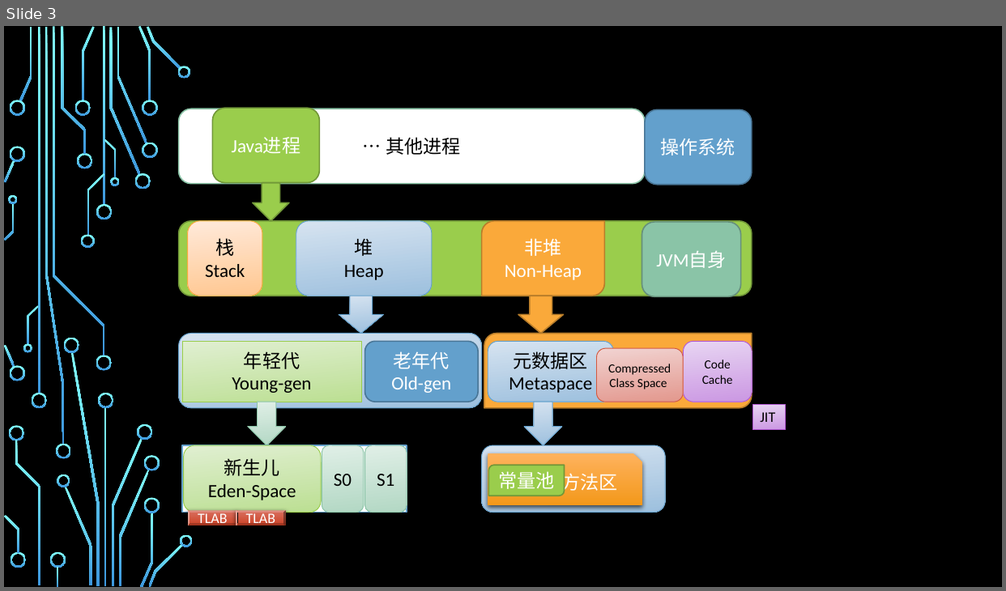
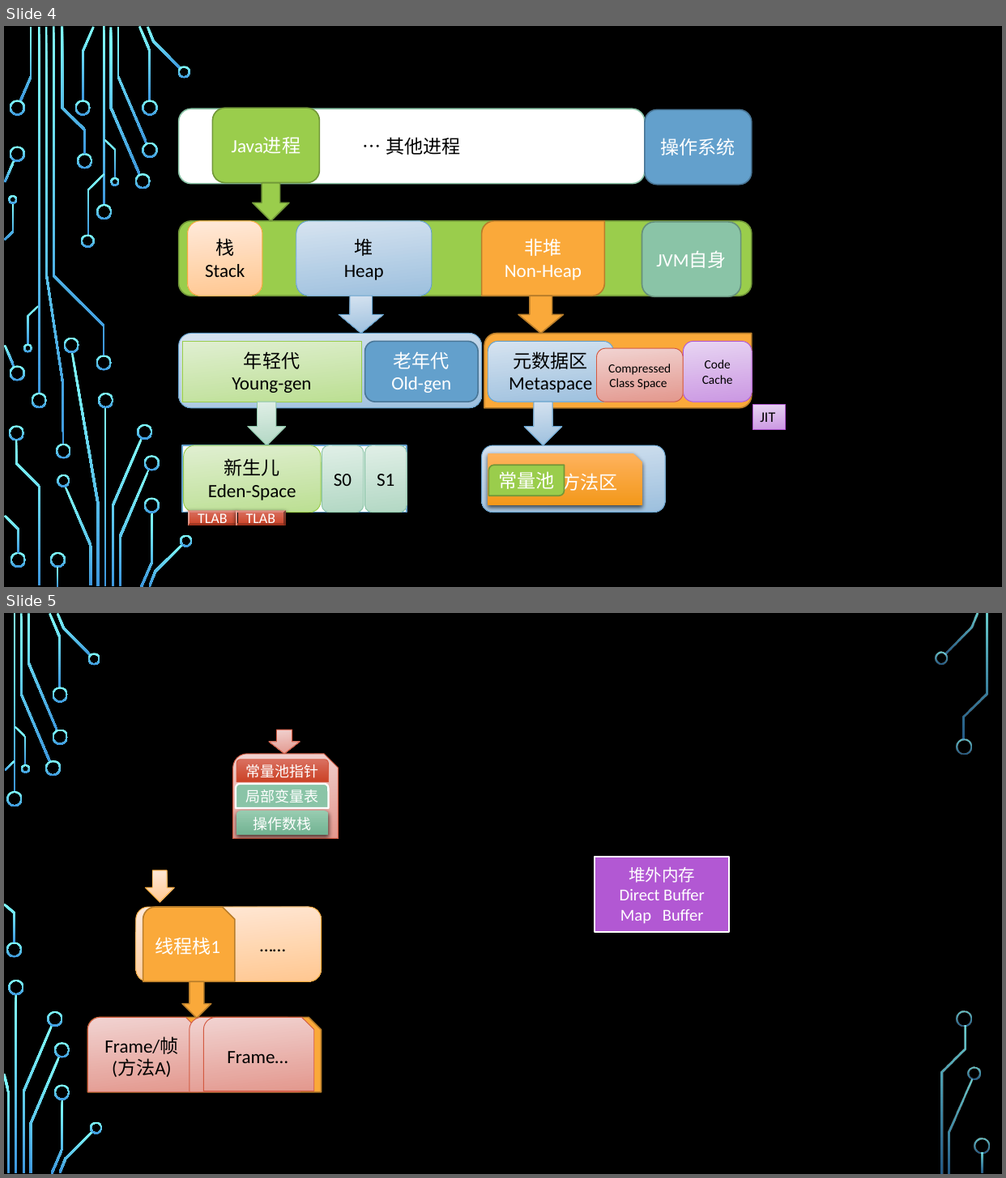
Before and after one commit to cncounter/translation, a slide deck: tiemao_2019/22_chat_jvm_troubleshoot/JVM-Basic.pptx. Shown one above the other, each under a label of ours: slide 3 before the commit, slides 4 and 5 after it. The pictures are 1006x591 and 1006x1178 pixels, drawn with LibreOffice and Linux fonts; fonts in the diff are those of the drawing; background and template pictures are left out. Boxes give left, top, right and bottom in pixels: in the first picture for what was removed or moved away, otherwise in the second. Text is boxed around its words. In the diff, an @@ line names an element or a change of style, - is before the commit and + after.

```diff
--- a/tiemao_2019/22_chat_jvm_troubleshoot/JVM-Basic.pptx
+++ b/tiemao_2019/22_chat_jvm_troubleshoot/JVM-Basic.pptx
@@ slide 5 added at (4,613,1002,1174), background picture (left out) @@
@@ down arrow added at (269,730,300,754), fill gradient #F2D4D1 to #E4988F, outline #D35940 0.75 pt @@
@@ snip round rect added at (233,754,338,838), fill gradient #F2D4D1 to #E4988F, outline #D35940 0.75 pt @@
@@ round same rect added at (236,760,329,782), fill gradient #DA705F to #CB4226, outline #D35940 0.75 pt, 14 pt, text #FFFFFF @@
+常量池指针
@@ round same rect added at (236,784,329,808), fill #8AC4A7, outline #FFFFFF 1.75 pt, 14 pt, text #FFFFFF @@
+局部变量表
@@ round same rect added at (236,811,329,835), fill gradient #98CCB1 to #72B393, 14 pt, text #FFFFFF @@
+操作数栈
@@ down arrow added at (146,871,175,902), fill gradient #FFEBDA to #FFC792, outline #FAA93A 0.75 pt @@
@@ rectangle added at (594,857,730,932), fill #B258D3, outline #FFFFFF 1.75 pt, 16 pt, text #FFFFFF @@
+堆外内存
+Direct Buffer
+Map Buffer
@@ rounded rectangle added at (136,907,322,982), fill gradient #FFEBDA to #FFC792, outline #FAA93A 0.75 pt, 18 pt, text #000000 @@
+……
@@ snip round rect added at (143,907,236,982), fill #FAA93A, outline #B97D2B 1.25 pt, 18 pt, text #FFFFFF @@
+线程栈1
@@ down arrow added at (182,982,211,1019), fill #FAA93A, outline #B97D2B 1.25 pt @@
@@ snip round rect added at (88,1017,322,1093), fill #FAA93A, outline #B97D2B 1.25 pt @@
@@ snip round rect added at (88,1017,198,1093), fill gradient #F2D4D1 to #E4988F, outline #D35940 0.75 pt, 18 pt, text #000000 @@
+Frame/帧
+(方法A)
@@ snip round rect added at (189,1017,300,1093), fill gradient #F2D4D1 to #E4988F, outline #D35940 0.75 pt, 18 pt, text #000000 @@
+Frame/帧
+(方法B)
@@ snip round rect added at (204,1017,315,1092), fill gradient #F2D4D1 to #E4988F, outline #D35940 0.75 pt, 18 pt, text #000000 @@
+Frame…
@@ group added at (4,613,990,1174): 33 freeform shapes, 3 rectangles @@
@@ what was slide 3 is now slide 4 @@
```
Also in this commit, not shown: 1 other slide added, 1 slide removed, 3 other files.
